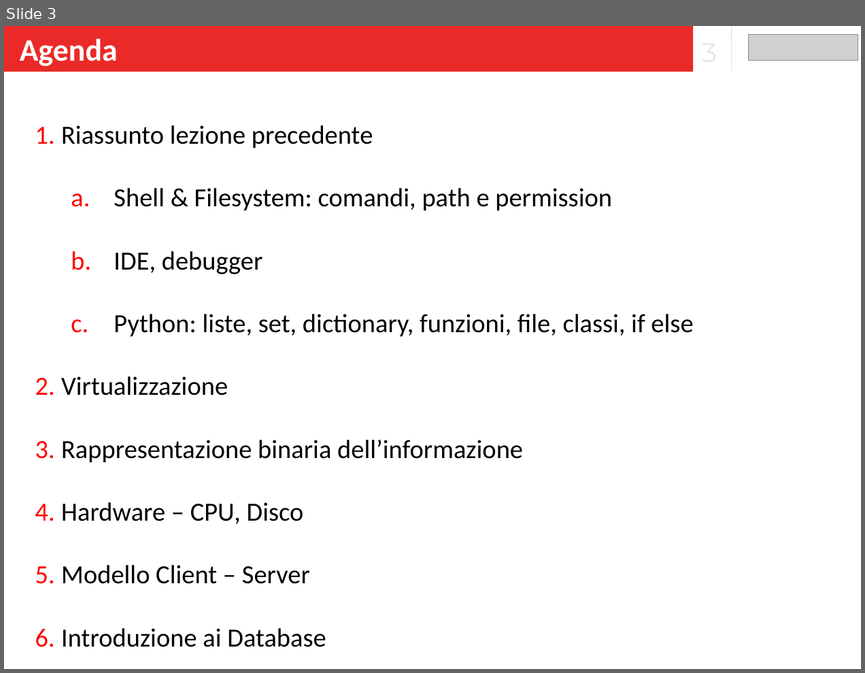
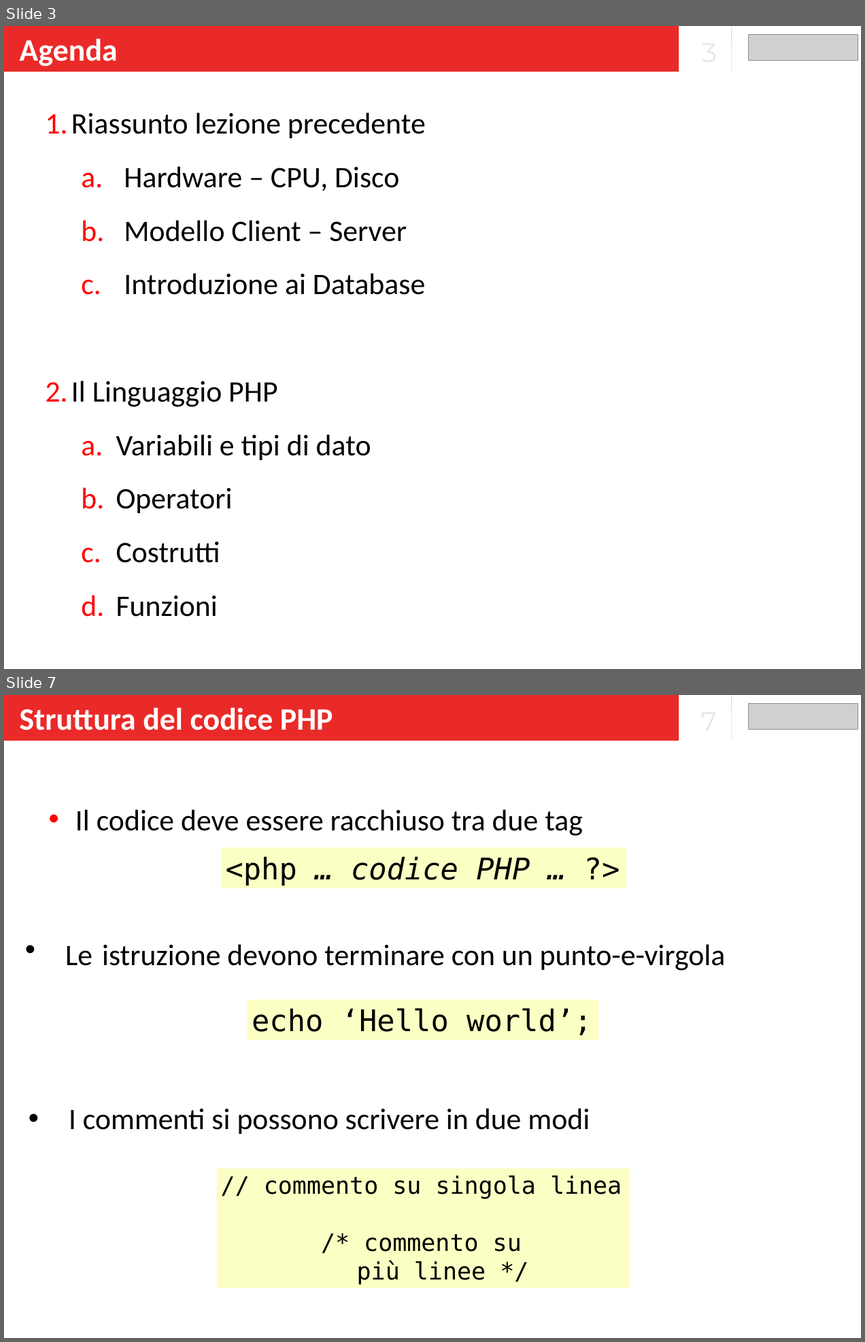
Before and after one commit to banzaiberry/leonardo, a slide deck: Lezioni_5_6_7/Lezione_5/Slide.pptx. Shown one above the other, each under a label of ours: slide 3 before the commit, slides 3 and 7 after it; the slides between them are not shown. The pictures are 865x673 and 865x1342 pixels, drawn with LibreOffice and Linux fonts; fonts in the diff are those of the drawing; grey boxes stand for pictures. Boxes give left, top, right and bottom in pixels: in the first picture for what was removed or moved away, otherwise in the second. Text is boxed around its words. In the diff, an @@ line names an element or a change of style, - is before the commit and + after.

```diff
--- a/Lezioni_5_6_7/Lezione_5/Slide.pptx
+++ b/Lezioni_5_6_7/Lezione_5/Slide.pptx
@@ slide 7 added at [4, 695, 861, 1338], background #FFFFFF @@
@@ rectangle added at [4, 695, 679, 741], fill #EA2A28, 52.5 pt, text #FFFFFF, bold @@
+Struttura del codice PHP
@@ line added from (732, 696) to (732, 741), #DBDBDB 1 pt @@
@@ picture added at [748, 704, 858, 729] @@
@@ text added at [75, 809, 583, 836], 50 pt, text #000000 @@
+  • Il codice deve essere racchiuso tra due tag
@@ rectangle added at [221, 847, 626, 888], fill #FBFFC3, 50 pt, text #000000, italic @@
+<php … codice PHP … ?>
@@ text added at [65, 944, 725, 970], 50 pt, text #000000 @@
+• Le istruzione devono terminare con un punto-e-virgola
@@ rectangle added at [247, 1000, 598, 1040], fill #FBFFC3, 50 pt, text #000000 @@
+echo ‘Hello world’;
@@ text added at [69, 1108, 589, 1134], 50 pt, text #000000 @@
+• I commenti si possono scrivere in due modi
@@ rectangle added at [216, 1168, 629, 1287], fill #FBFFC3, 40 pt, text #000000 @@
+// commento su singola linea
+/* commento su
+più linee */
@@ slide 3 changed as well @@
@@ rectangle "Agenda": place and size @@
-rectangle "Agenda" at [4, 26, 694, 72]
+rectangle "Agenda" at [4, 26, 679, 72]
@@ text "Riassunto lezione precedente": place and size @@
-text "Riassunto lezione precedente" at [61, 125, 693, 647]
+text "Riassunto lezione precedente" at [71, 112, 426, 616]
@@ text at [71, 112, 426, 295]: size 44 to 50 pt in "Riassunto lezione precedente", "Hardware – CPU, Disco", "Modello Client – Server", "Introduzione ai Database"; line spacing 2 to 1.5; bullet 1. to a.; list level 2 to 3 in "Hardware – CPU, Disco"; list level 2 to 3 in "Modello Client – Server"; list level 2 to 3 in "Introduzione ai Database" @@
@@ text at [61, 188, 693, 463]: paragraphs removed @@
-    a. Shell & Filesystem: comandi, path e permission
-    b. IDE, debugger
-    c. Python: liste, set, dictionary, funzioni, file, classi, if else
-  2. Virtualizzazione
-  3. Rappresentazione binaria dell’informazione
@@ text at [71, 380, 371, 616]: paragraphs added @@
+  2. Il Linguaggio PHP
+    a. Variabili e tipi di dato
+    b. Operatori
+    c. Costrutti
+    d. Funzioni
```
Also in this commit, not shown: 3 other slides changed, 12 other slides added, 1 slide removed, 1 other file.
